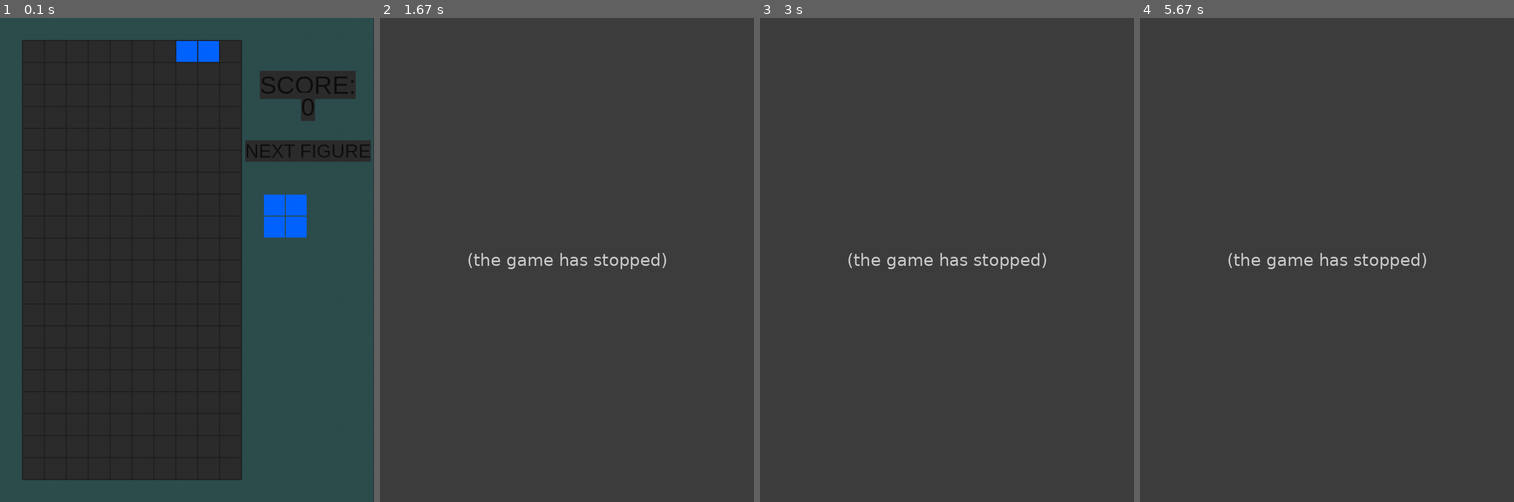
Above: before the commit, frames 1-4 (left to right).
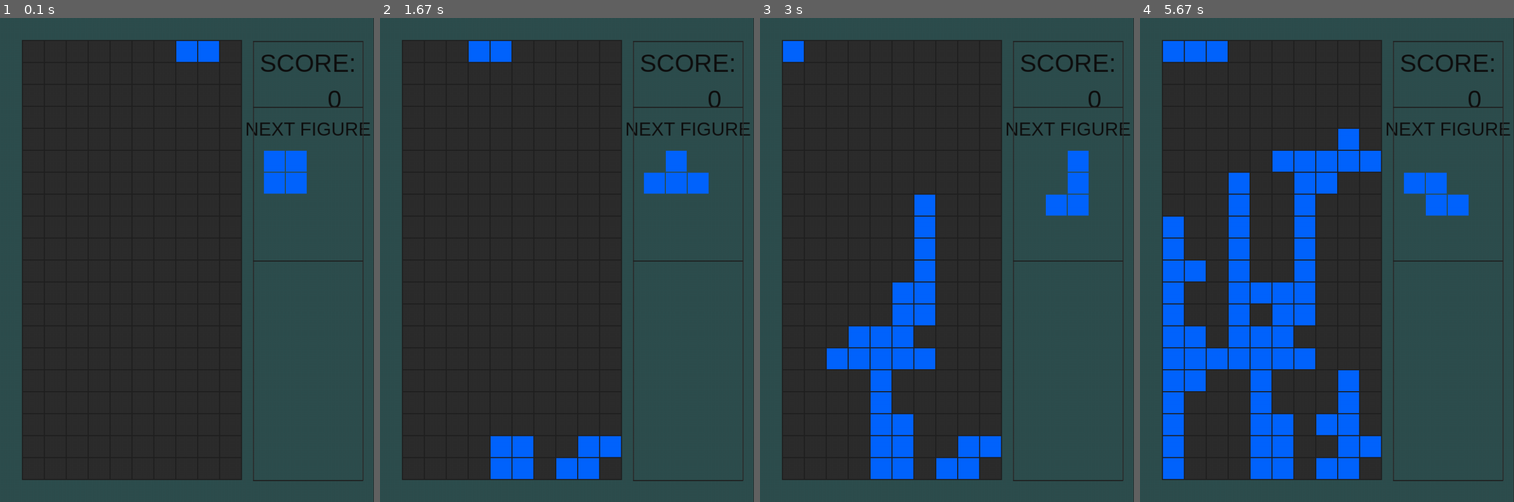
Above: after the commit, the same moments.

Repository: zetterus/first_projects
Game: pygame game, started from mine/tetris/main.py
Two runs of this game, one before a commit and one after it. Both use one fixed random seed, a clock stepped at 60 frames per second and the inputs below.
Inputs:
- Up to frame 1 (0.1 s): no input
- Up to frame 2 (1.67 s): hold Space 0.33-0.8 s; hold Right 0.33-0.8 s; hold Right 0.83-1.3 s; hold Up 1.33-1.63 s; tap Space at 1.4 s
- Up to frame 3 (3 s): hold Right 1.67-2.13 s; tap Space at 1.73, 2.03, 2.23, 2.53, 2.8 s; hold Left 2.17-2.7 s; hold Down from 2.73 s (still down)
- Up to frame 4 (5.67 s): release Down at 3.03 s; hold Left 3.07-3.47 s; tap Space at 3.13, 3.43, 3.57, 3.97, 4.27, 4.63, 5.03, 5.33, 5.53 s; hold Up 3.5-3.87 s; hold Right 3.9-4.53 s; hold Down 4.57-4.93 s; hold Left 4.97-5.43 s; hold Right from 5.47 s (still down)

The runs differ from the first frame. In frame 1, 5.9% of the frame differs, in the area x 65-100%, y 4-96%; in frame 2, 10%; in frame 3, 15%; in frame 4, 24%, in the area x 5-99%, y 4-96%.
Before the commit the program exited at 0.35 s; later frames show no game.

Commit message:
implement difficulties levels
implement menu
implement options
implement leaderboards

known bug: accidentaly GAME_OVER?

Diff:
--- a/mine/tetris/main.py
+++ b/mine/tetris/main.py
@@ -184,17 +184,20 @@
                         self.square_size,
                         self.square_size))
 
-    def full_row(self):  # finish it!
+    def full_row(self, last_row):  # finish it!
         score_add = 0
-        for i in range(-2, -(self.rows + 1), -1):
-            for ii in range(4):  # longest figure
-                if all(board.board[i - ii]):
-                    score_add += 1
-                else:
-                    board.board[-self.rows + 1:i + 1] = board.board[-self.rows:i-ii]
-                    while len(board.board) < self.rows + 2:
-                        board.board.insert(0, [1] + [0] * (self.cols - 2) + [1])
-                    break
+        for i in range(last_row, last_row - 5, -1):  # 4 - longest figure
+            if all(board.board[i]):
+                print("full_row_if", i)
+                score_add += last_row - i + 1
+            elif score_add:
+                print("full_row_elif", i)
+                new_upper_rows = [board.board[0] for _ in range(last_row - i)]
+                new_middle_rows = board.board[0:i + 1]
+                old_bottom_rows = board.board[last_row + 1:]
+                board.board = new_upper_rows + new_middle_rows + old_bottom_rows
+                self.score += score_add
+                break
 
     def filled(self):
         return 1 in self.board[3][1:11]
@@ -222,7 +225,7 @@
                         self.square_size,
                         self.square_size))
 
-        # Draw borders
+        # Draw board borders
         # left border
         pygame.draw.rect(screen, DARK_SLATE_GREY,
                          (0, 0, self.square_size + self.line_thickness,
@@ -243,30 +246,89 @@
         # Draw score and next figure
         # score text
         font = pygame.font.SysFont("arial.ttf", 48)
-        score_text = font.render("SCORE:", True, BLACK, GRAY18)
+        score_text = font.render("SCORE:", True, BLACK, DARK_SLATE_GREY)
         score_text_rect = score_text.get_rect()
         score_text_rect.center = (self.line_thickness + (self.square_size + self.line_thickness) * (self.cols + 2),
-                                  self.line_thickness + (self.square_size + self.line_thickness) * 3)
+                                  self.line_thickness + (self.square_size + self.line_thickness) * 2)
         screen.blit(score_text, score_text_rect)
         # score int
         font = pygame.font.SysFont("arial.ttf", 48)
-        score_int = font.render(f"{self.score}", True, BLACK, GRAY18)
+        score_int = font.render(f"{self.score}", True, BLACK, DARK_SLATE_GREY)
         score_int_rect = score_int.get_rect()
-        score_int_rect.center = (self.line_thickness + (self.square_size + self.line_thickness) * (self.cols + 2),
-                                 self.line_thickness + (self.square_size + self.line_thickness) * 4)
+        score_int_rect.topright = (
+            self.line_thickness * 2 + (self.square_size + self.line_thickness) * (self.cols + 3.5),
+            self.line_thickness + (self.square_size + self.line_thickness) * 3)
         screen.blit(score_int, score_int_rect)
         # next figure text
         font = pygame.font.SysFont("arial.ttf", 36)
-        next_figure_text = font.render("NEXT FIGURE", True, BLACK, GRAY18)
+        next_figure_text = font.render("NEXT FIGURE", True, BLACK, DARK_SLATE_GREY)
         next_figure_text_rect = next_figure_text.get_rect()
         next_figure_text_rect.center = (
             self.line_thickness + (self.square_size + self.line_thickness) * (self.cols + 2),
-            self.line_thickness + (self.square_size + self.line_thickness) * 6)
+            self.line_thickness + (self.square_size + self.line_thickness) * 5)
         screen.blit(next_figure_text, next_figure_text_rect)
         # next figure form
-        next_figure.i = 10
+        next_figure.i = 8
         next_figure.j = self.cols
         self.draw_figure(next_figure)
+
+        # Draw info lines
+        # Draw vertical lines
+        # left
+        pygame.draw.line(screen, GRAY18,
+                         (self.line_thickness + (self.square_size + self.line_thickness) * self.cols - (
+                                 self.square_size + self.line_thickness) / 2,
+                          self.line_thickness + (self.square_size + self.line_thickness) * 1),
+                         (self.line_thickness + (self.square_size + self.line_thickness) * self.cols - (
+                                 self.square_size + self.line_thickness) / 2,
+                          self.line_thickness + (self.square_size + self.line_thickness) * 21),
+                         self.line_thickness)
+        # right
+        pygame.draw.line(screen, GRAY18,
+                         (self.line_thickness + (self.square_size + self.line_thickness) * (self.cols + 5) - (
+                                 self.square_size + self.line_thickness) / 2,
+                          self.line_thickness + (self.square_size + self.line_thickness) * 1),
+                         (self.line_thickness + (self.square_size + self.line_thickness) * (self.cols + 5) - (
+                                 self.square_size + self.line_thickness) / 2,
+                          self.line_thickness + (self.square_size + self.line_thickness) * 21),
+                         self.line_thickness)
+
+        # upper 0
+        pygame.draw.line(screen, DARK_GREY,
+                         (self.line_thickness + (self.square_size + self.line_thickness) * self.cols - (
+                                 self.square_size + self.line_thickness) / 2,
+                          self.line_thickness + (self.square_size + self.line_thickness) * 1),
+                         (self.line_thickness + (self.square_size + self.line_thickness) * (self.cols + 5) - (
+                                 self.square_size + self.line_thickness) / 2,
+                          self.line_thickness + (self.square_size + self.line_thickness) * 1), self.line_thickness)
+
+        # upper 1
+        pygame.draw.line(screen, DARK_GREY,
+                         (self.line_thickness + (self.square_size + self.line_thickness) * self.cols - (
+                                 self.square_size + self.line_thickness) / 2,
+                          self.line_thickness + (self.square_size + self.line_thickness) * 4),
+                         (self.line_thickness + (self.square_size + self.line_thickness) * (self.cols + 5) - (
+                                 self.square_size + self.line_thickness) / 2,
+                          self.line_thickness + (self.square_size + self.line_thickness) * 4), self.line_thickness)
+
+        # upper 2
+        pygame.draw.line(screen, DARK_GREY,
+                         (self.line_thickness + (self.square_size + self.line_thickness) * self.cols - (
+                                 self.square_size + self.line_thickness) / 2,
+                          self.line_thickness + (self.square_size + self.line_thickness) * 11),
+                         (self.line_thickness + (self.square_size + self.line_thickness) * (self.cols + 5) - (
+                                 self.square_size + self.line_thickness) / 2,
+                          self.line_thickness + (self.square_size + self.line_thickness) * 11), self.line_thickness)
+
+
+        # bottom
+        pygame.draw.line(screen, DARK_GREY,
+                         (self.line_thickness + (self.square_size + self.line_thickness) * self.cols - (
+                                 self.square_size + self.line_thickness) / 2,
+                          self.line_thickness + (self.square_size + self.line_thickness) * 21),
+                         (self.line_thickness + (self.square_size + self.line_thickness) * (self.cols + 5) - (
+                                 self.square_size + self.line_thickness) / 2,
+                          self.line_thickness + (self.square_size + self.line_thickness) * 21), self.line_thickness)
 
         # Draw the frame
         pygame.display.flip()
@@ -315,11 +377,11 @@
             if event.key == RIGHT and figure.can_move_right():
                 figure.move(0, 1)
             if event.key == DOWN:
-                print(figure.i)
                 if figure.can_move_down():
                     figure.move(1, 0)
                 else:
                     figure.fix_at_board()
+                    board.full_row(figure.i + figure.f_height[1] - figure.f_height[2] - 1)
                     figure = next_figure
                     figure.spawn()
                     next_figure = Figure()
@@ -330,6 +392,7 @@
                     figure.move(1, 0)
                 else:
                     figure.fix_at_board()
+                    board.full_row(figure.i + figure.f_height[1] - figure.f_height[2] - 1)
                     figure = next_figure
                     figure.spawn()
                     next_figure = Figure()
@@ -339,31 +402,25 @@
     # figures moves
     # Движение фигуры вниз
     current_time = pygame.time.get_ticks()
-    if current_time - last_move_down_time >= MOVE_DOWN_DELAY:
-        if figure.can_move_down():
-            figure.move(1, 0)
-        else:
-            figure.fix_at_board()
-            figure = next_figure
-            figure.spawn()
-            next_figure = Figure()
+    delta_time = current_time - last_move_down_time
+    if delta_time >= MOVE_DOWN_DELAY and figure.can_move_down():  # if tick passed and figure can move down - move it down
+        figure.move(1, 0)
         last_move_down_time = current_time
-        print(figure.i)
-
-    # figures reach bottom
-    result = figure.can_move_down()
-    if not result:
-        print("can move down", result)
+    if delta_time >= MOVE_DOWN_DELAY * 2 and not figure.can_move_down():  # if two ticks passed and figure can't move down fix it to the board!
         figure.fix_at_board()
+        board.full_row(figure.i + figure.f_height[1] - figure.f_height[2] - 1)
         figure = next_figure
         figure.spawn()
         next_figure = Figure()
+        last_move_down_time = current_time
 
     # filling reach top
     if board.filled():
         GAME_OVER = True
 
-    board.full_row()
+    # win conditions
+    if board.score >= 10000:
+        GAME_OVER = True
 
     # frame draw
     board.draw(figure)
